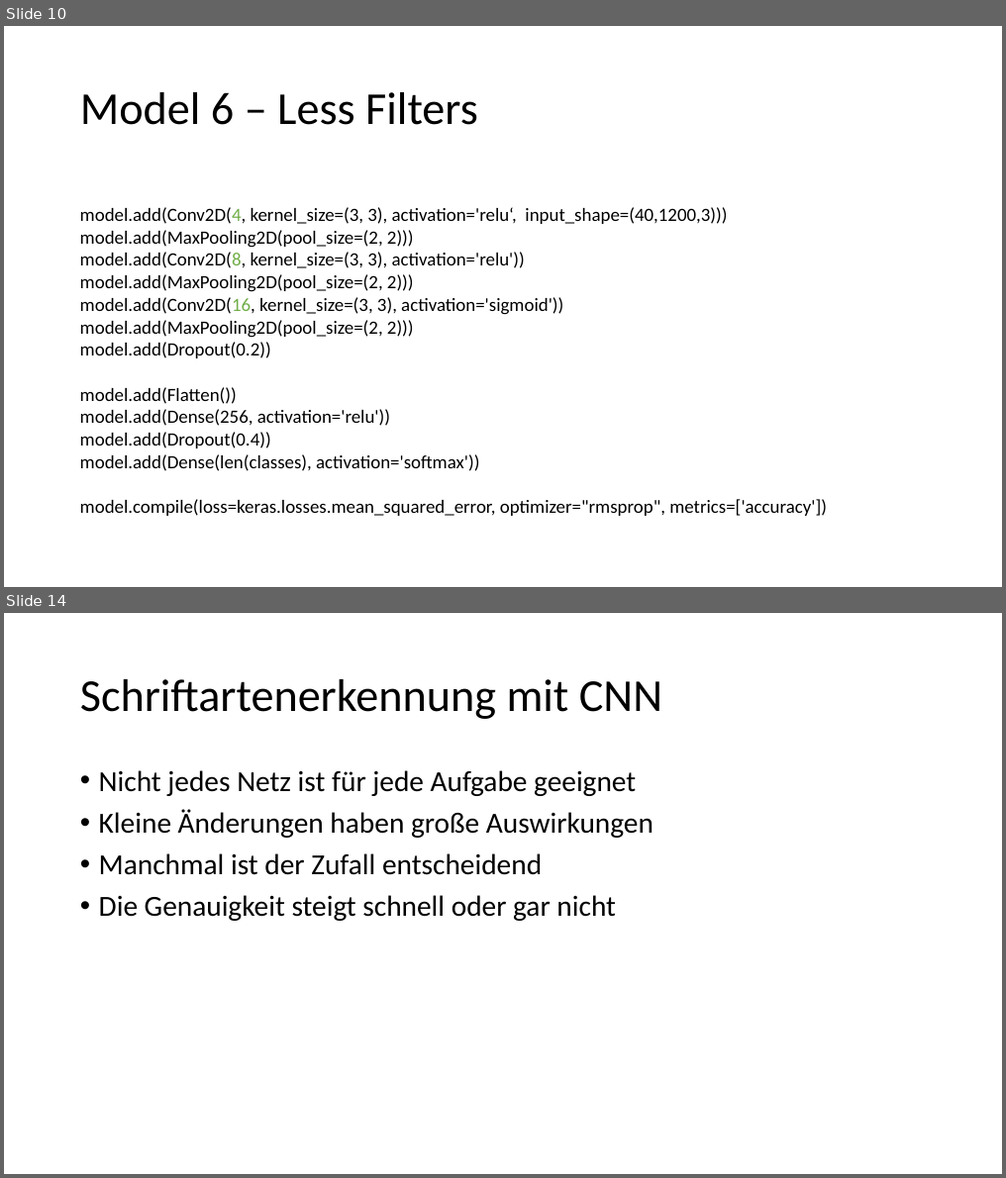
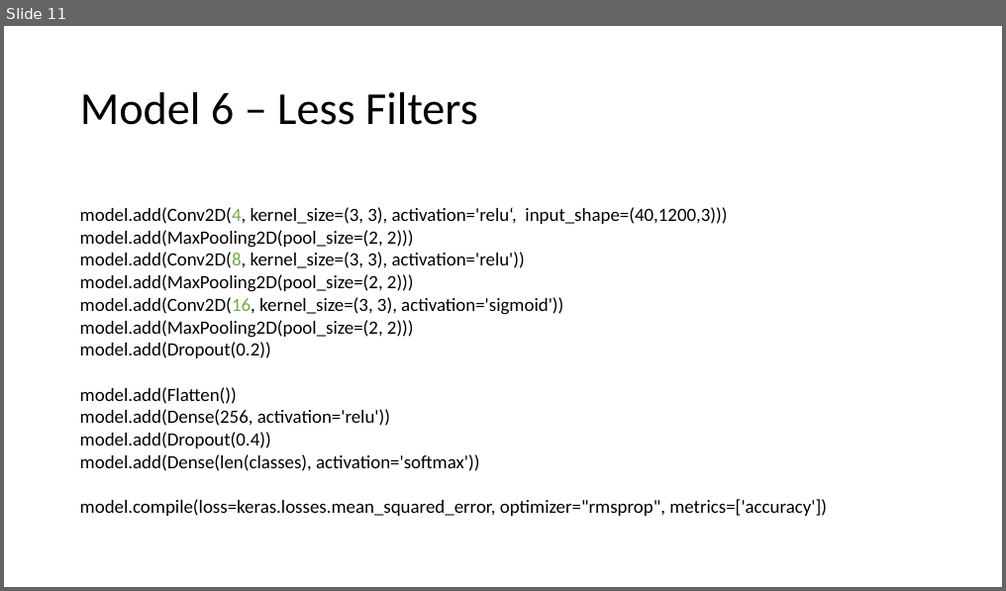
Before and after one commit to alex-ta/Fontinator, a slide deck: NeuronalNet/Alex/Schriftartenerkennung mit CNN.pptx. Shown one above the other, each under a label of ours: slides 10 and 14 before the commit, slide 11 after it; the slides between them are not shown. The pictures are 1006x1178 and 1006x591 pixels, drawn with LibreOffice and Linux fonts; fonts in the diff are those of the drawing. Boxes give left, top, right and bottom in pixels: in the first picture for what was removed or moved away, otherwise in the second. Text is boxed around its words. In the diff, an @@ line names an element or a change of style, - is before the commit and + after.

```diff
--- a/NeuronalNet/Alex/Schriftartenerkennung mit CNN.pptx
+++ b/NeuronalNet/Alex/Schriftartenerkennung mit CNN.pptx
@@ slide 14 removed at (x1=4, y1=613, x2=1002, y2=1174), background #FFFFFF @@
@@ title removed at (x1=80, y1=679, x2=662, y2=719) @@
-Schriftartenerkennung mit CNN
@@ text removed at (x1=99, y1=770, x2=653, y2=921) @@
-• Nicht jedes Netz ist für jede Aufgabe geeignet
-• Kleine Änderungen haben große Auswirkungen
-• Manchmal ist der Zufall entscheidend
-• Die Genauigkeit steigt schnell oder gar nicht
@@ what was slide 10 is now slide 11 @@
```
Also in this commit, not shown: 6 slides changed, 3 slides added, 1 other slide removed, 1 other file.
